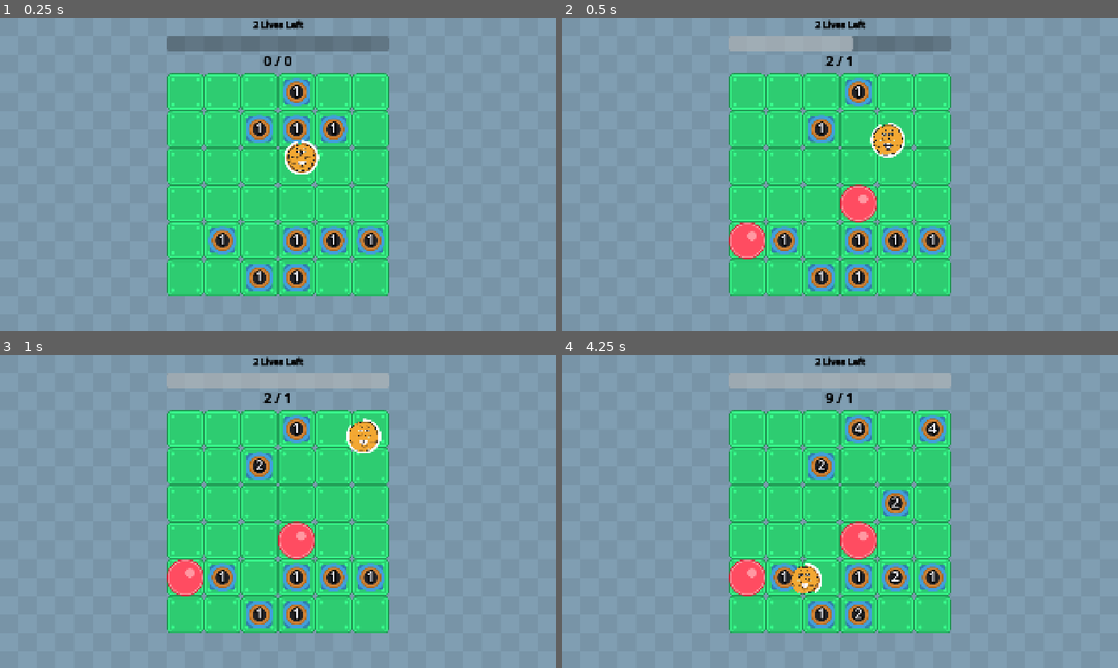
Above: before the commit, frames 1-4 (two rows, left to right).
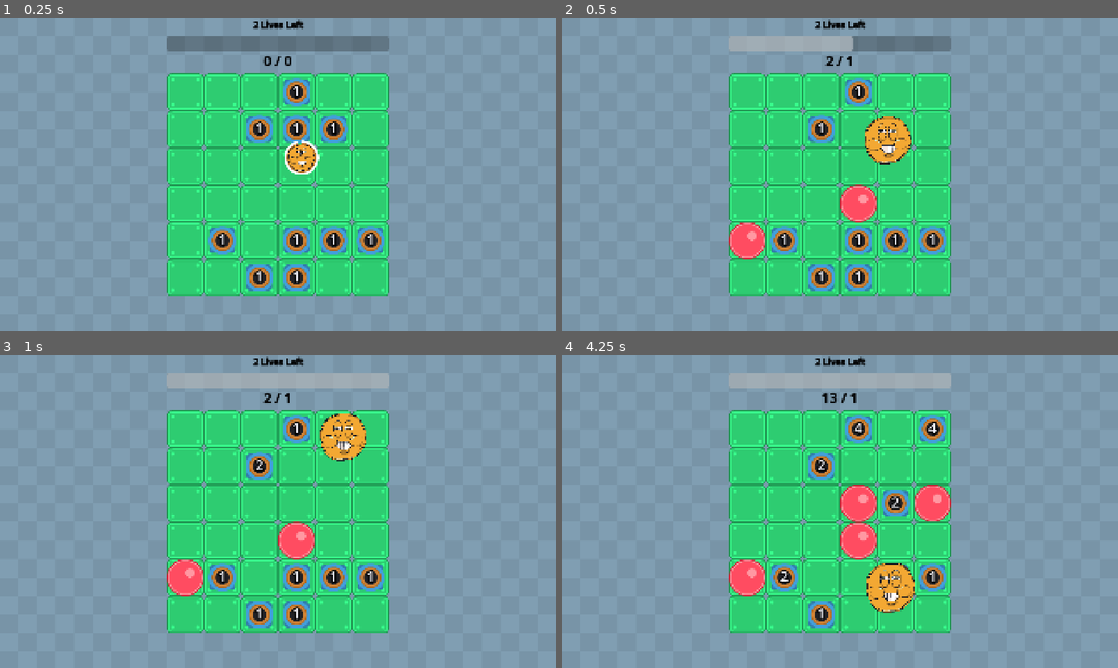
Above: after the commit, the same moments.

Repository: wanamelon/prototype_monorepo
Game: Godot game, scene res://source/bounce_main.tscn
The game is run twice, just before and just after one commit, with the same random seed, the same clock (stepped at 60 frames per second) and the same inputs. Sound files missing from this copy of the repository are replaced by a short silence.
Inputs:
- Up to frame 1 (0.25 s): no input
- Up to frame 2 (0.5 s): no input
- Up to frame 3 (1 s): no input
- Up to frame 4 (4.25 s): no input

Frame 1 is identical in both runs. In frame 2, 0.8% of the frame differs, in the area x 54-63%, y 31-47%; in frame 3, 1.2%; in frame 4, 3.8%, in the area x 38-70%, y 12-88%.

Commit message:
make roller inflation smoother
instantly expanding the collider ->
- get stuck
- throw the ball across map

let's do this gradually, and each frame check we are safe!

Diff:
--- a/roller/source/item/item_system.gd
+++ b/roller/source/item/item_system.gd
@@ -162,12 +162,13 @@
 							roller._bounce_count, match_state.tick)
 	return overlaps
 
-func is_safe_to_place(shape: Shape2D, global_pos: Vector2):
+func is_safe_to_place(shape: Shape2D, global_pos: Vector2, excluded=[]):
 	var query = PhysicsShapeQueryParameters2D.new()
 	query.shape = shape
 	query.transform = Transform2D(0, global_pos)
 	query.collision_mask = 1
 	query.collide_with_areas = false
+	query.exclude = excluded
 	var overlaps = get_world_2d().direct_space_state.intersect_shape(query)
 	return overlaps.is_empty()
 
--- a/roller/source/item/roller.gd
+++ b/roller/source/item/roller.gd
@@ -15,8 +15,8 @@
 [X] speed buff on kill
 [X] add grow on kill
 [X] bouncing mode sprite
-[ ] stamina as status effect?
-[ ] spawn bounce pillar
+[X] stamina as status effect?
+[X] spawn bounce pillar
 [ ] more damage item?
 """
 
@@ -85,13 +85,17 @@
 	for effect in status_effects:
 		if effect.id == ItemSystem.StatusEffectId.SIZE_BUFF:
 			size_buff_px += effect.intensity * min(1, effect.duration_sec)
-			size_buff_px = min(20, size_buff_px)
-	var expanded_collider: CircleShape2D = _original_collision_shape.duplicate_deep()
-	expanded_collider.radius += size_buff_px
-	$CharacterBody2D/CollisionShape2D.shape = expanded_collider
-	var og_sprite_radius_px: float = ($Sprite2D.texture.get_size().x / 2) * _original_sprite_scale.x
-	var desired_sprite_radius_px: float = og_sprite_radius_px + size_buff_px
-	$Sprite2D.scale = (desired_sprite_radius_px / og_sprite_radius_px) * _original_sprite_scale
+			size_buff_px = min(40, size_buff_px)
+	var desired_collider_radius_px: float = _original_collision_shape.radius + size_buff_px
+	var current_radius_px: float = $CharacterBody2D/CollisionShape2D.shape.radius
+	var diff := desired_collider_radius_px - current_radius_px
+	var interpolated_radius_px: float = current_radius_px + sign(diff) * min(abs(diff), 5.0)
+	var expanded_collider := CircleShape2D.new()
+	expanded_collider.radius = interpolated_radius_px
+	if _item_root.is_safe_to_place(expanded_collider, global_position, [$CharacterBody2D]):
+		$CharacterBody2D/CollisionShape2D.shape = expanded_collider
+		var og_sprite_radius_px: float = ($Sprite2D.texture.get_size().x / 2) * _original_sprite_scale.x
+		$Sprite2D.scale = (interpolated_radius_px / og_sprite_radius_px) * _original_sprite_scale
 
 func _process(delta):
 	$TextureProgressBar.value = 100.0 * _stamina_seconds / float(_max_stamina)
--- a/roller/source/item/size_buff_on_destroy.gd
+++ b/roller/source/item/size_buff_on_destroy.gd
@@ -4,7 +4,7 @@
 	for event in state.last_tick_events:
 		if event is ItemSystem.DespawnEvent:
 			var despawn := event as ItemSystem.DespawnEvent
-			if despawn.source is Roller and Utils.RNG.randf() < 0.4:
+			if despawn.source is Roller and Utils.RNG.randf() < 10.4:
 				_audio_player.play_add_size_buff()
 				_add_event(ItemSystem.AddStatusEffect.new(
-					ItemSystem.StatusEffect.new(ItemSystem.StatusEffectId.SIZE_BUFF, 5, 1.5), despawn.source))
+					ItemSystem.StatusEffect.new(ItemSystem.StatusEffectId.SIZE_BUFF, 20, 1.5), despawn.source))
